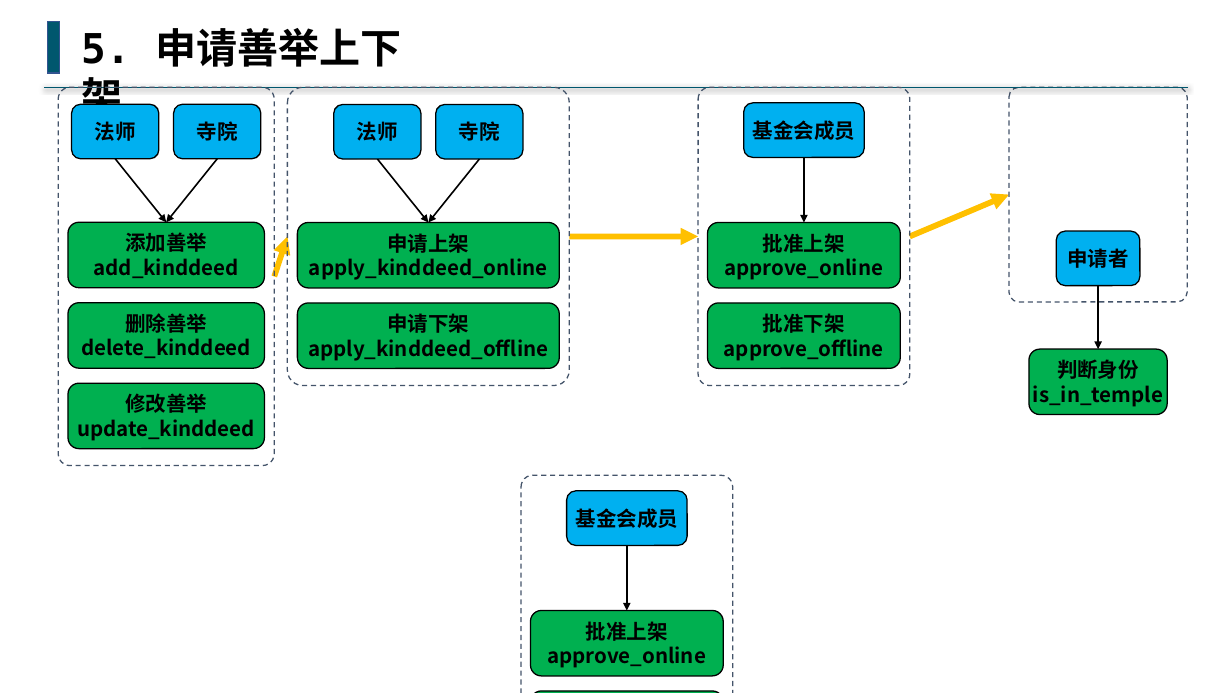
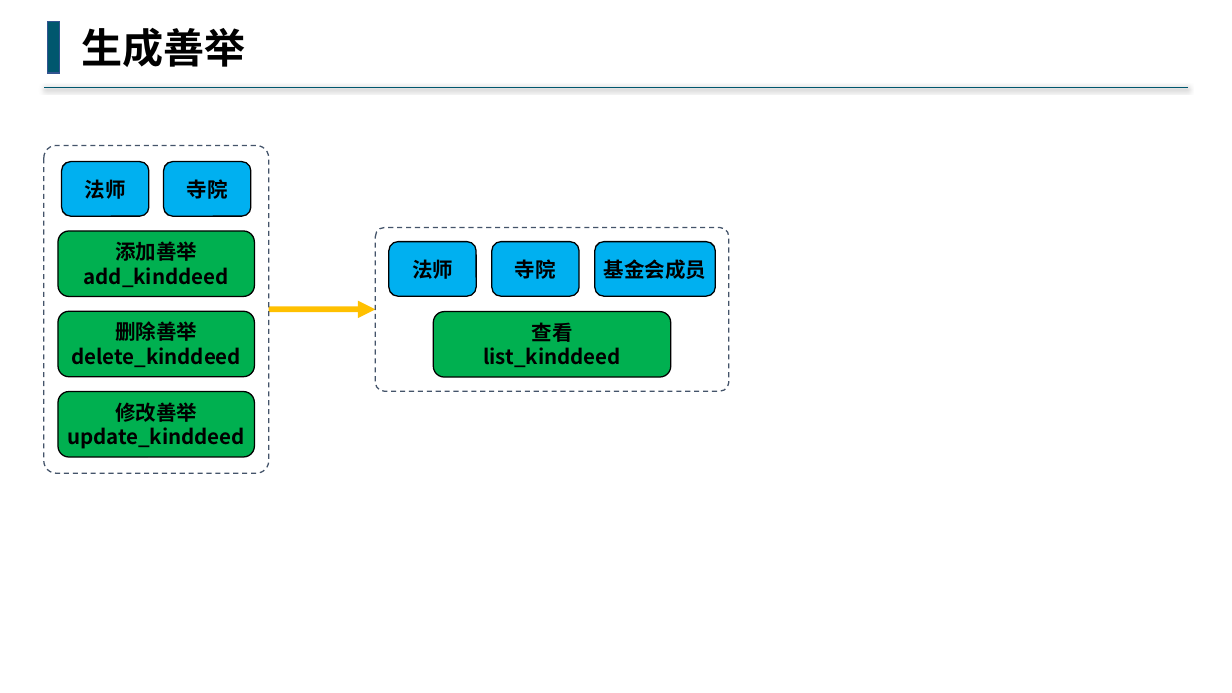
Before and after one commit to buddhachain/buddhaContract, a slide deck: slide 7 of doc/流程框架.pptx (slide 5 before the commit). Drawn at 1232x693 pixels with LibreOffice and Linux fonts; fonts in the diff are those of the drawing. Boxes give left, top, right and bottom in pixels: in the first picture for what was removed or moved away, otherwise in the second. Text is boxed around its words. In the diff, an @@ line names an element or a change of style, - is before the commit and + after.

```diff
--- a/doc/流程框架.pptx
+++ b/doc/流程框架.pptx
@@ text at (x1=81, y1=28, x2=245, y2=67): text changed @@
-5. 申请善举上下架
+生成善举
@@ rounded rectangle removed at (x1=1009, y1=87, x2=1188, y2=301) @@
@@ rounded rectangle resized from (x1=58, y1=87, x2=274, y2=465) to (x1=43, y1=145, x2=268, y2=473) @@
@@ rounded rectangle "法师" moved from (x1=71, y1=104, x2=158, y2=159) to (x1=62, y1=162, x2=149, y2=216) @@
@@ arrow removed from (116, 159) to (166, 223) @@
@@ rounded rectangle "寺院" moved from (x1=174, y1=104, x2=261, y2=159) to (x1=164, y1=162, x2=250, y2=216) @@
@@ arrow removed from (217, 159) to (166, 223) @@
@@ arrow removed from (910, 237) to (1009, 195) @@
@@ rounded rectangle resized from (x1=287, y1=87, x2=569, y2=385) to (x1=375, y1=227, x2=729, y2=391) @@
@@ arrow removed from (569, 237) to (699, 237) @@
@@ rounded rectangle removed at (x1=1056, y1=231, x2=1141, y2=286) @@
-申请者
@@ rounded rectangle "法师" moved from (x1=334, y1=104, x2=421, y2=159) to (x1=389, y1=242, x2=476, y2=297) @@
@@ rounded rectangle "寺院" moved from (x1=436, y1=104, x2=523, y2=159) to (x1=492, y1=242, x2=579, y2=297) @@
@@ rounded rectangle "基金会成员" moved from (x1=744, y1=103, x2=864, y2=157) to (x1=595, y1=242, x2=715, y2=297) @@
@@ arrow removed from (1098, 286) to (1098, 349) @@
@@ 3 rounded rectangles moved together from (x1=68, y1=223, x2=265, y2=449) to (x1=58, y1=231, x2=255, y2=457) @@
@@ arrow moved from (274, 276) - (287, 237) to (269, 310) - (375, 310) @@
@@ group removed at (x1=298, y1=159, x2=559, y2=369): 2 rounded rectangles, 2 arrows @@
-申请上架
-apply_kinddeed_online
-申请下架
-apply_kinddeed_offline
@@ rounded rectangle added at (x1=433, y1=311, x2=671, y2=377), fill #00B050, outline #000000 1 pt, 16 pt, text #000000, bold @@
+查看
+list_kinddeed
@@ group removed at (x1=699, y1=87, x2=910, y2=385): 3 rounded rectangles, 1 arrow @@
-批准上架
-approve_online
-批准下架
-approve_offline
@@ rounded rectangle removed at (x1=1030, y1=349, x2=1168, y2=415) @@
-判断身份
-is_in_temple
@@ group removed at (x1=521, y1=475, x2=733, y2=693): 4 rounded rectangles, 1 arrow @@
-基金会成员
-批准上架
-approve_online
-批准下架
-approve_offline
```
Also in this commit, not shown: 4 other slides changed, 7 slides added, 4 slides removed, 3 other files.
